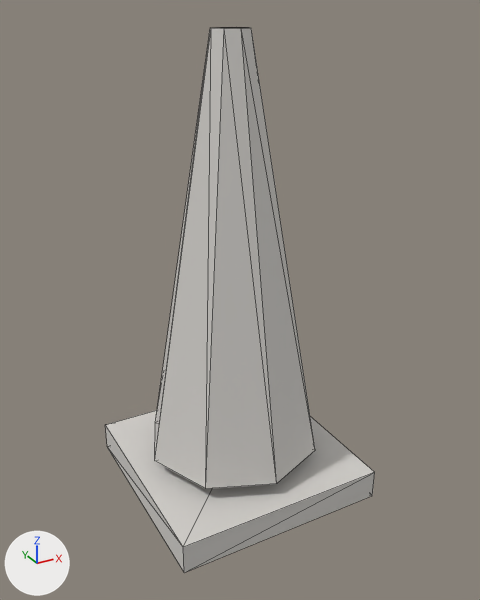
One commit to the glTF model public/models/props/cone.glb: the scene before it, then after it.
The view is the same before and after, from a 50 mm lens placed at (-0.471, -0.883, 0.78), pointed at (0.005, -0.018, 0.348). The axes (+X, +Y, +Z) are drawn at lower left. The lights are the same throughout. The picture after the commit comes second. Mesh edges are drawn as thin lines. Where no turn or scale is listed for an object, it has been applied to the vertices. Vertices at exactly the same position are counted once.

In view in the first picture: 'props_cone'.
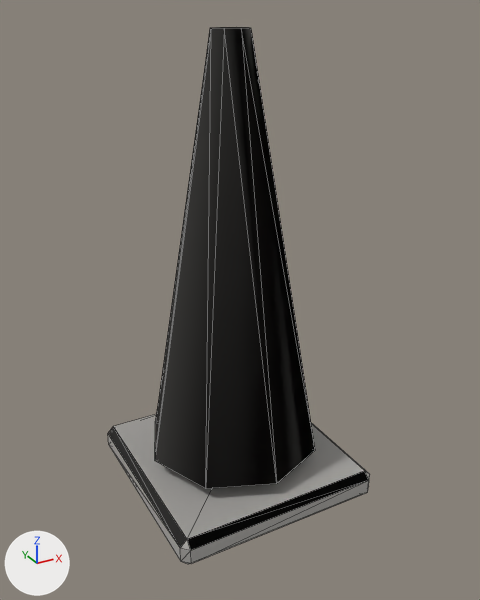
What differs and where, as boxes [x1, y1, x2, y2] in the pictures (480 x 600 px):
'props_cone', recoloured, reshaped (darker): before [105, 27, 375, 573]; after [108, 27, 370, 564]
part 1 of me_props_cone, rebuilt (8% shorter): before [105, 410, 375, 573]; after [108, 414, 370, 564]

Patch to the scene script:
```diff
--- a/public/models/props/cone.glb.py
+++ b/public/models/props/cone.glb.py
@@ mat_plastic_signage @@
 n0 = _N.new('ShaderNodeBsdfPrincipled'); n0.name = 'Principled BSDF'
-n0.inputs[0].default_value = (0.65, 0.63, 0.6, 1.0)  # 'Base Color', light grey #d3d0cb
 n0.inputs[2].default_value = 0.85  # 'Roughness'
 n1 = _N.new('ShaderNodeOutputMaterial'); n1.name = 'Material Output'
+n2 = _N.new('ShaderNodeMix'); n2.name = 'Mix'
+n2.data_type = 'RGBA'
+n2.blend_type = 'MULTIPLY'
+n2.inputs[0].default_value = 1.0  # 'Factor'
+n2.inputs[7].default_value = (0.65, 0.63, 0.6, 1.0)  # 'B', light grey #d3d0cb
+n3 = _N.new('ShaderNodeVertexColor'); n3.name = 'Color Attribute'
 _L.new(n0.outputs[0], n1.inputs[0])  # 'BSDF' to 'Surface'
+_L.new(n2.outputs[2], n0.inputs[0])  # 'Result' to 'Base Color'
+_L.new(n3.outputs[0], n2.inputs[6])  # 'Color' to 'A'
@@ me_props_cone @@
 # used by ob_props_cone; location = (0.0, 0.0, 0.377)
-me_props_cone.from_pydata(...)  # 26 vertices, 44 faces; spans x -0.18..0.18, y -0.18..0.18, z -0.377..0.377
+me_props_cone.from_pydata(...)  # 42 vertices, 76 faces; spans x -0.18..0.18, y -0.18..0.18, z -0.377..0.377
+# me_props_cone part 1: the loose piece of 8 vertices spanning x -0.18..0.18, y -0.18..0.18, z -0.377..-0.327 is rebuilt with 24 vertices and now spans x -0.18..0.18, y -0.18..0.18, z -0.377..-0.327
 me_props_cone.materials.append(mat_plastic_signage)
```
